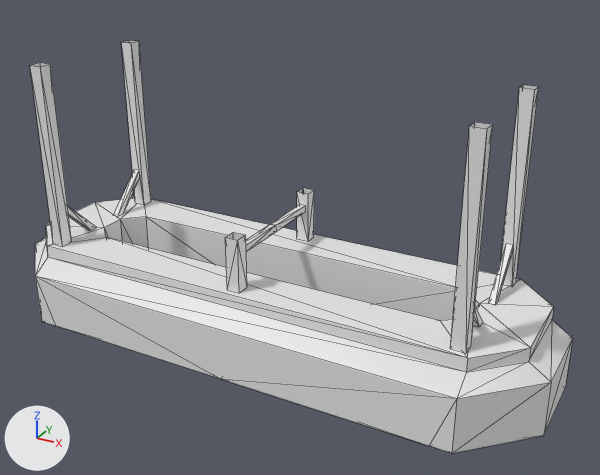
Two versions of the Blender file Blender/sgc_lights.blend, one commit apart.
One viewpoint serves both versions: a 50 mm lens placed at (35.2, -58.9, 22.7), pointed at (2.7, 0.1, -6.8). Every picture has the same lights, and +X, +Y and +Z are marked at lower left. Mesh edges are drawn as thin lines.

Names of what the first picture shows: 'Briefing Room Center Light LP Frame Export'.
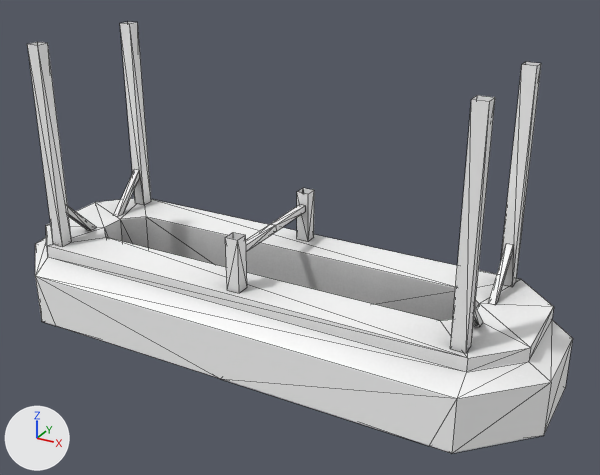
Pixel boxes (x1, y1, x2, y2) of what changed, in the pictures (600 x 475 px; the box of a moved part takes in the faces that stretch with it):
'Briefing Room Center Light LP Frame Export', surface changed, reshaped
    before: (30, 40, 573, 453)
    after: (27, 22, 573, 453)
part 1 of me_plane_009, moved or reshaped
    before: (121, 40, 151, 205)
    after: (120, 22, 151, 205)
part 2 of me_plane_009, moved or reshaped
    before: (501, 85, 539, 287)
    after: (501, 62, 541, 287)
part 3 of me_plane_009, moved or reshaped
    before: (450, 122, 493, 353)
    after: (450, 95, 495, 353)
part 4 of me_plane_009, moved or reshaped
    before: (30, 63, 72, 246)
    after: (27, 42, 72, 246)

Edits to the bpy script that builds the scene:
```text
Add img_briefingroom_center_light_ao:
    img_briefingroom_center_light_ao = load_image('briefingroom_center_light_ao', '../assets/materials/sgc/lights/briefingroom_center_light_ao.tga', 1024, 1024, 'sRGB')
Change mat_briefingroom_center_light:
    add n4 = _N.new('ShaderNodeTexImage'); n4.name = 'Image Texture.001'
    add n4.image = img_briefingroom_center_light_ao
    where n0 = _N.new('ShaderNodeBsdfPrincipled'); n0.name = 'Principled BSDF'
    add _L.new(n4.outputs[0], n0.inputs[0])  # 'Color' to 'Base Color'
Change me_plane_009:
    where me_plane_009.from_pydata(...)  # 244 vertices, 326 faces; spans x -26.2..26.2, y -9.1..9.1, z -17.1..7.3
    used by ob_briefing_room_center_light_lp_frame_export; location = (0.0, 0.0, 0.0)
    before: 130 (-19.2, 6.7, 7.3) at pixel (139, 41), 131 (-20.4, 6.7, 7.3) at pixel (129, 40), 132 (-19.2, 5.5, 7.3) at pixel (131, 43), 133 (-20.4, 5.5, 7.3) at pixel (121, 42)
    before: 156 (20.4, 6.7, 7.3) at pixel (538, 86), 157 (19.2, 6.7, 7.3) at pixel (523, 84), 158 (20.4, 5.5, 7.3) at pixel (534, 89), 159 (19.2, 5.5, 7.3) at pixel (519, 87)
    before: 182 (19.2, -6.7, 7.3) at pixel (469, 126), 183 (20.4, -6.7, 7.3) at pixel (487, 128), 184 (19.2, -5.5, 7.3) at pixel (474, 121), 185 (20.4, -5.5, 7.3) at pixel (492, 124)
    before: 204 (-20.4, -6.7, 7.3) at pixel (29, 65), 205 (-19.2, -6.7, 7.3) at pixel (40, 66), 206 (-20.4, -5.5, 7.3) at pixel (40, 62), 207 (-19.2, -5.5, 7.3) at pixel (50, 63)
    me_plane_009 part 1
    add for i in [*range(130, 134)]: me_plane_009.vertices[i].co += Vector((0.0, 0.0, 1.8))
    me_plane_009 part 2
    add for i in [*range(156, 160)]: me_plane_009.vertices[i].co += Vector((0.0, 0.0, 1.8))
    me_plane_009 part 3
    add for i in [*range(182, 186)]: me_plane_009.vertices[i].co += Vector((0.0, 0.0, 1.8))
    me_plane_009 part 4
    add for i in [*range(204, 208)]: me_plane_009.vertices[i].co += Vector((0.0, 0.0, 1.8))
```
